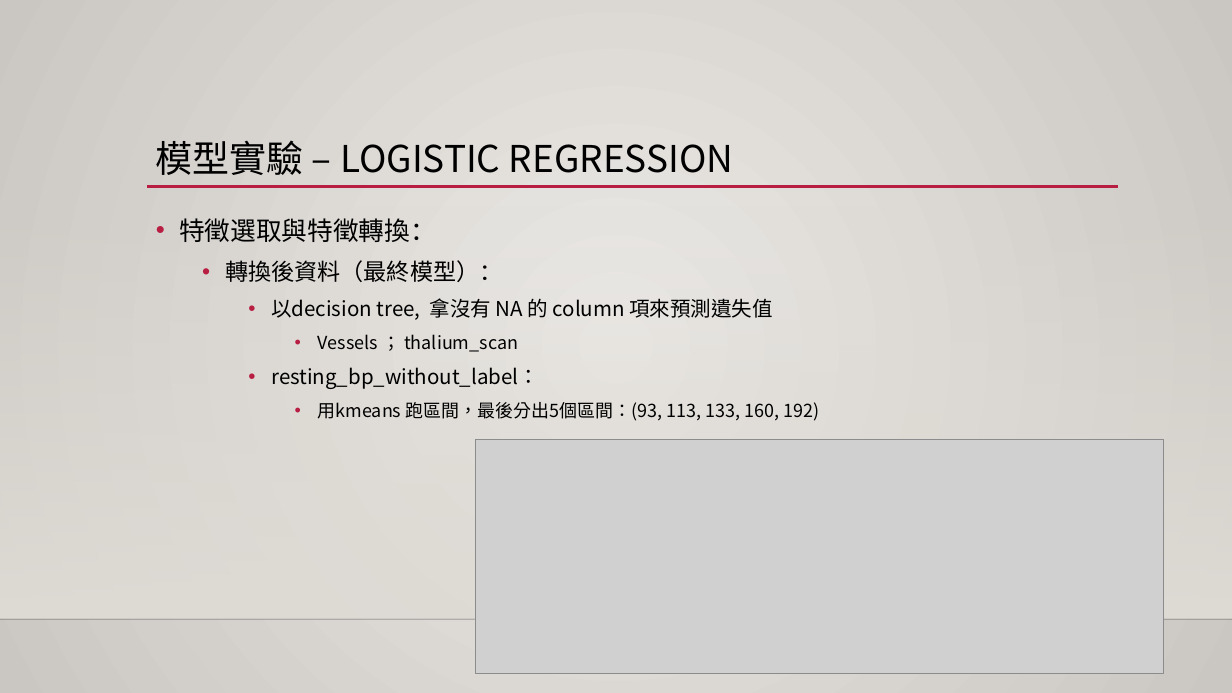
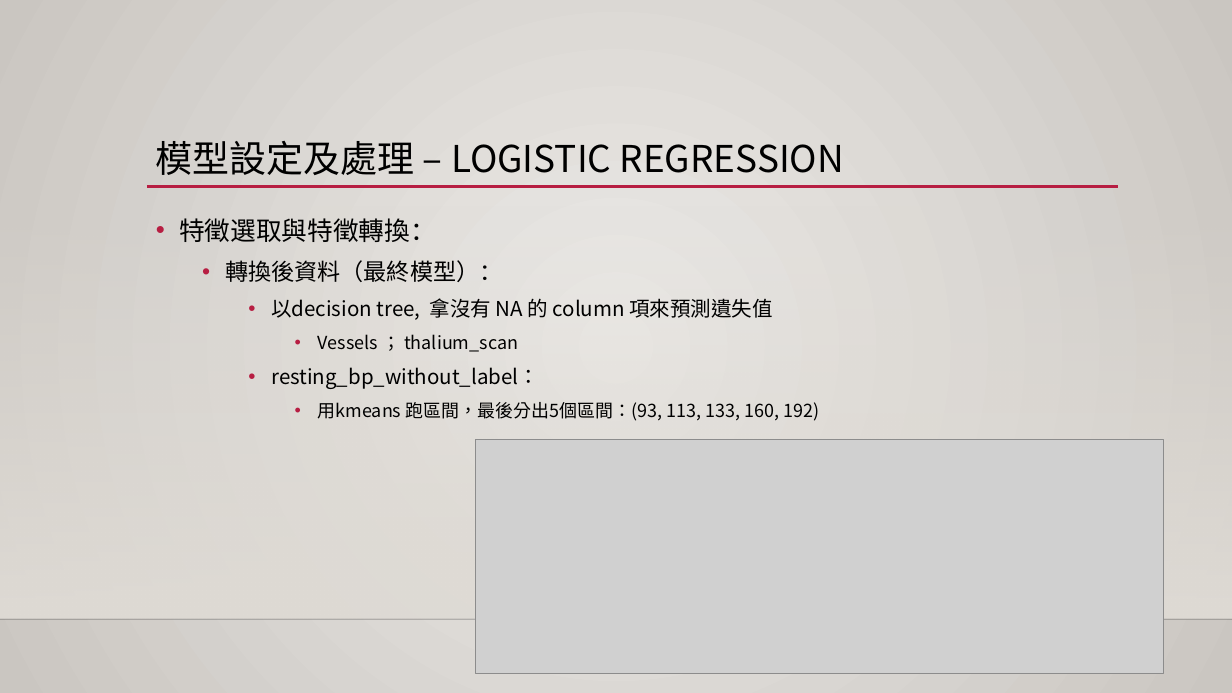
Before and after one commit to 1082-datascience/finalproject-finalproject-1082ds_group3, a slide deck: slide 32 of docs/final_report.pptx (slide 31 before the commit). Drawn at 1232x693 pixels with LibreOffice and Linux fonts; fonts in the diff are those of the drawing; grey boxes stand for pictures; background and template pictures are left out. Boxes give left, top, right and bottom in pixels: in the first picture for what was removed or moved away, otherwise in the second. Text is boxed around its words. In the diff, an @@ line names an element or a change of style, - is before the commit and + after.

```diff
--- a/docs/final_report.pptx
+++ b/docs/final_report.pptx
@@ title at box(156, 141, 844, 175): text changed @@
-模型實驗 – LOGISTIC REGRESSION
+模型設定及處理 – LOGISTIC REGRESSION
```
Also in this commit, not shown: 11 other slides changed, 3 slides added.
